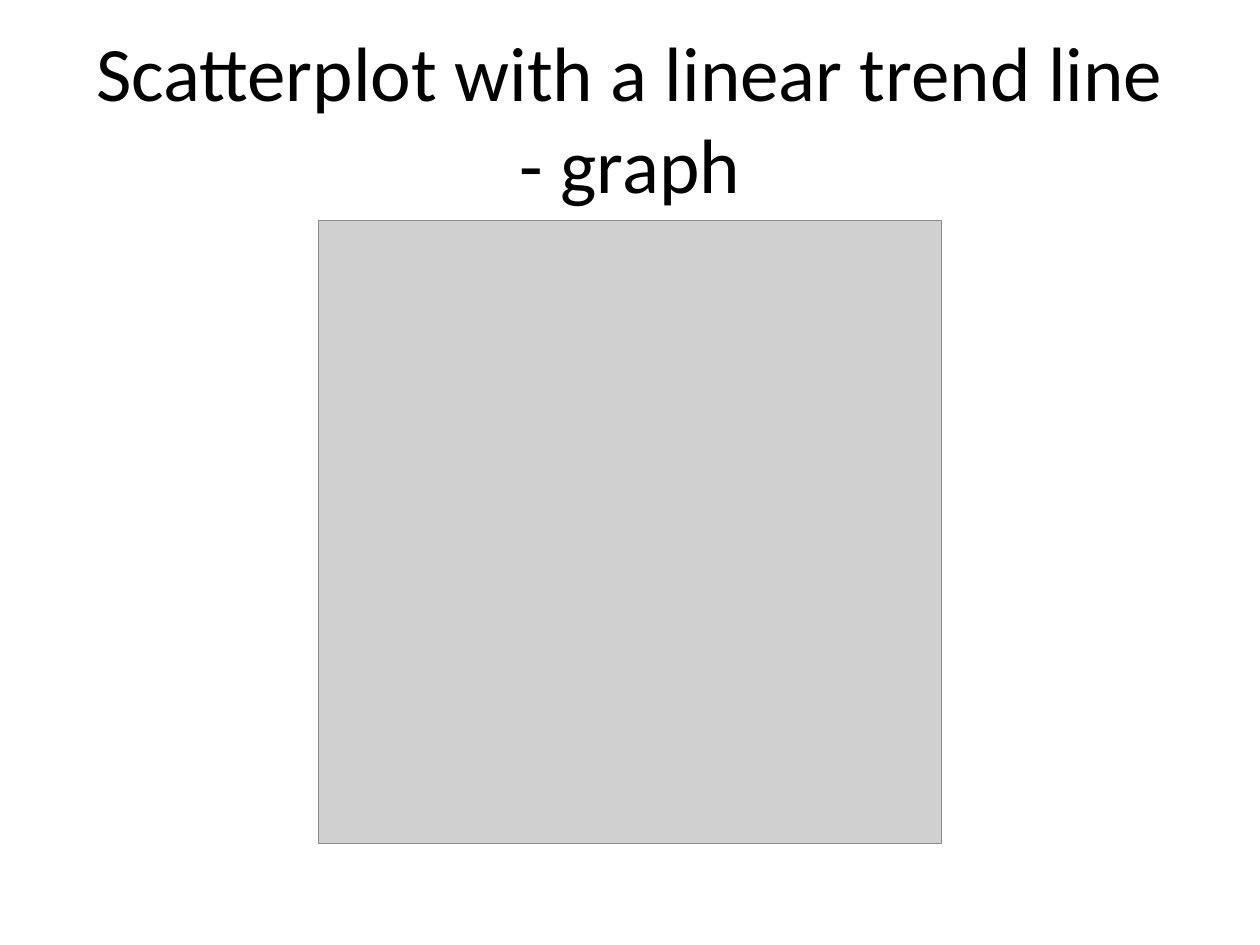
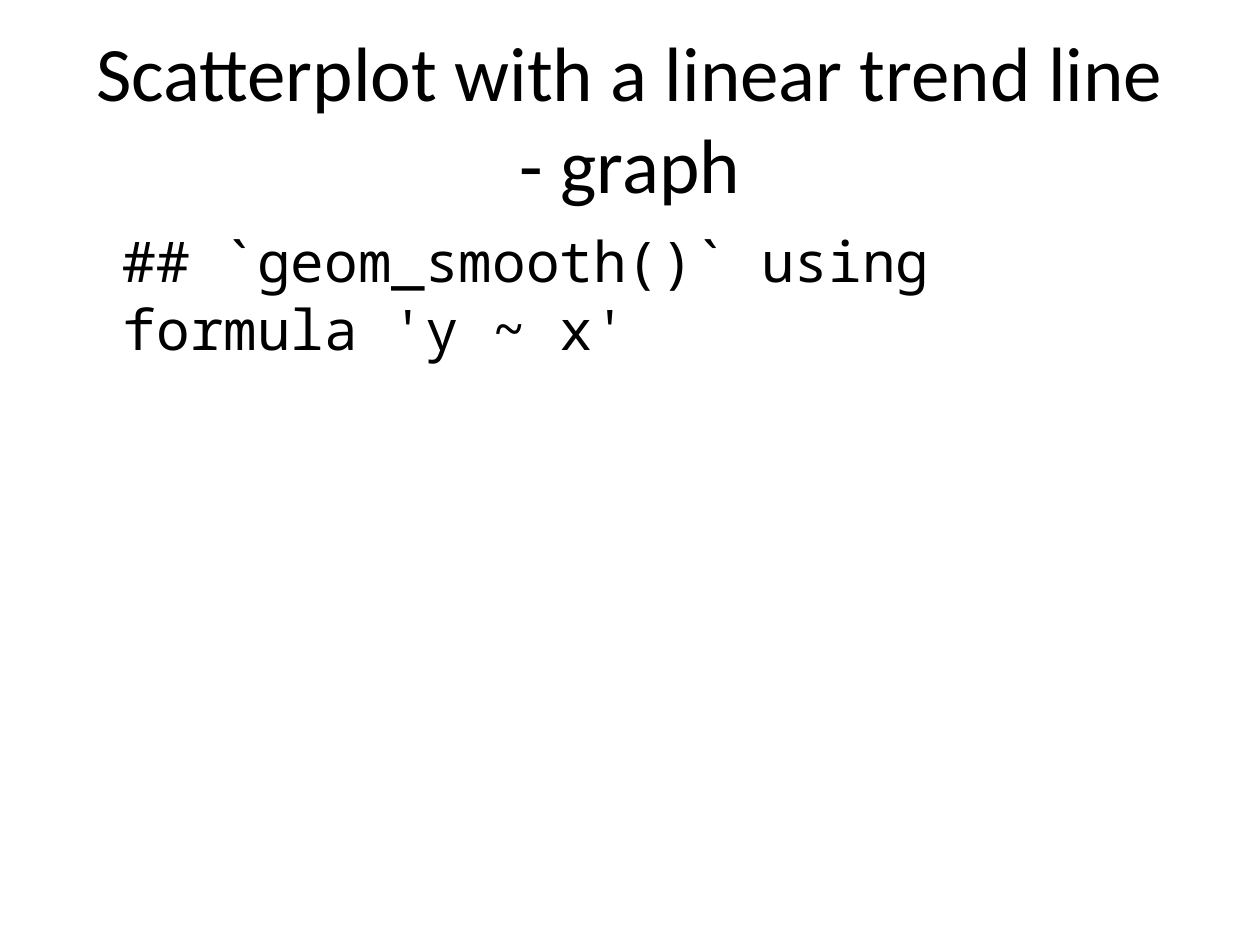
Before and after one commit to pmean/classes, a slide deck: slide 71 of introduction-to-r/results/v02-slides-and-speaker-notes.pptx (slide 75 before the commit). Drawn at 1260x945 pixels with LibreOffice and Linux fonts; fonts in the diff are those of the drawing; grey boxes stand for pictures. Boxes give left, top, right and bottom in pixels: in the first picture for what was removed or moved away, otherwise in the second. Text is boxed around its words. In the diff, an @@ line names an element or a change of style, - is before the commit and + after.

```diff
--- a/introduction-to-r/results/v02-slides-and-speaker-notes.pptx
+++ b/introduction-to-r/results/v02-slides-and-speaker-notes.pptx
@@ text added at [123, 239, 929, 364], 32 pt, text #000000 @@
+## `geom_smooth()` using formula 'y ~ x'
@@ picture removed at [319, 220, 941, 843] @@
```
Also in this commit, not shown: 8 other slides changed, 11 slides added, 5 slides removed, 25 other files.
